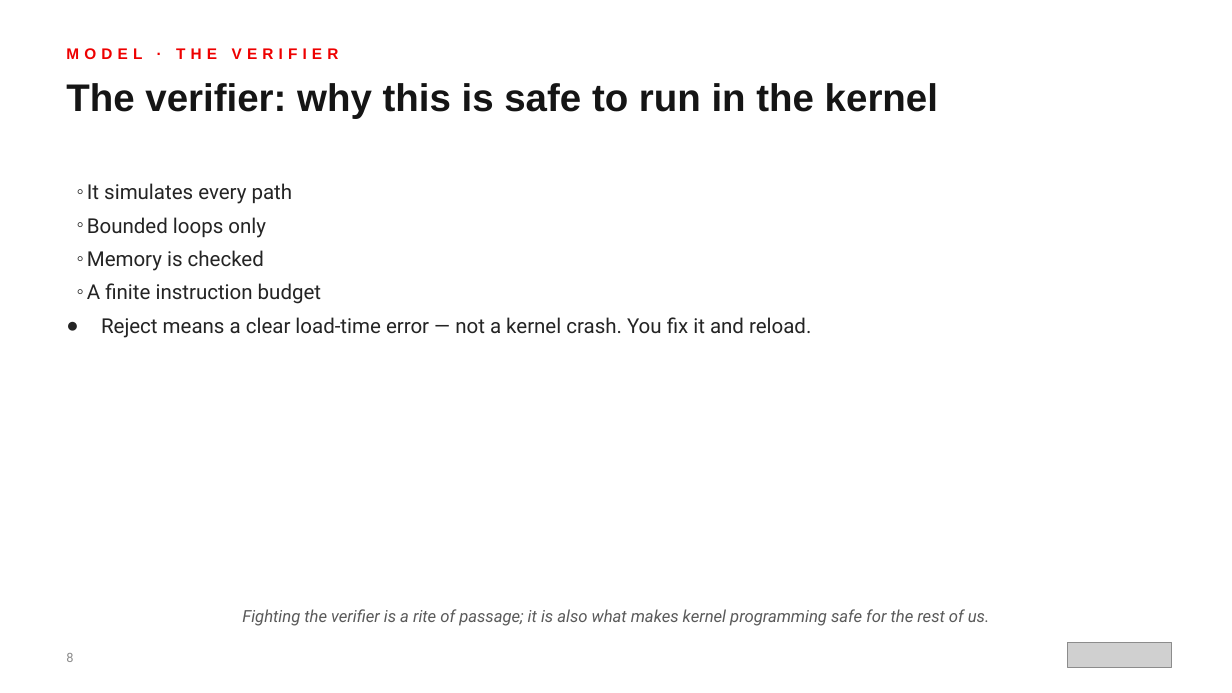
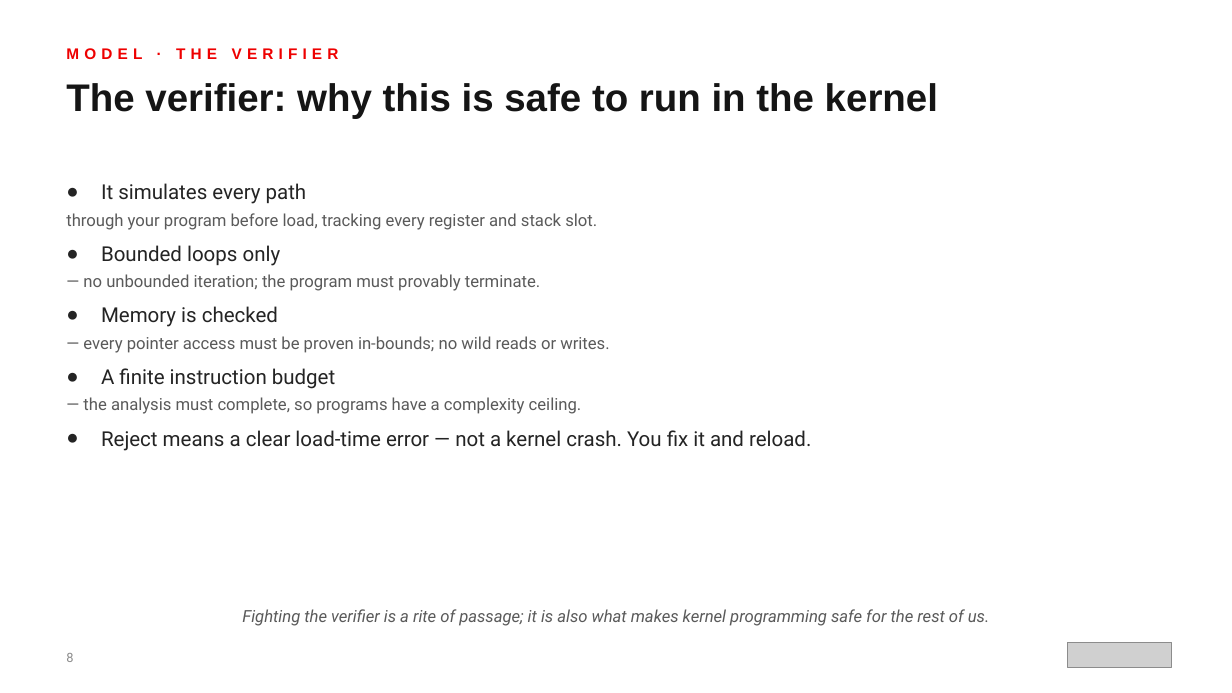
Before and after one commit to patterncatalyst/ebpf-with-aya, a slide deck: slide 8 of presentation/ebpf-aya-101-r01.0.pptx. Drawn at 1232x693 pixels with LibreOffice and Linux fonts; fonts in the diff are those of the drawing; grey boxes stand for pictures. Boxes give left, top, right and bottom in pixels: in the first picture for what was removed or moved away, otherwise in the second. Text is boxed around its words. In the diff, an @@ line names an element or a change of style, - is before the commit and + after.

```diff
--- a/presentation/ebpf-aya-101-r01.0.pptx
+++ b/presentation/ebpf-aya-101-r01.0.pptx
@@ text at bbox=[101, 183, 335, 389]: bullet ◦ to ●; list level 2 to 1 in "It simulates every path"; list level 2 to 1 in "Bounded loops only"; list level 2 to 1 in "Memory is checked"; list level 2 to 1 in "A finite instruction budget" @@
@@ text at bbox=[66, 213, 597, 230]: paragraph added @@
+  through your program before load, tracking every register and stack slot.
@@ text at bbox=[83, 274, 541, 291]: paragraph added @@
+  — no unbounded iteration; the program must provably terminate.
@@ text at bbox=[83, 336, 609, 353]: paragraph added @@
+  — every pointer access must be proven in-bounds; no wild reads or writes.
@@ text at bbox=[83, 397, 582, 414]: paragraph added @@
+  — the analysis must complete, so programs have a complexity ceiling.
```
Also in this commit, not shown: 10 other slides changed, 25 other files.
